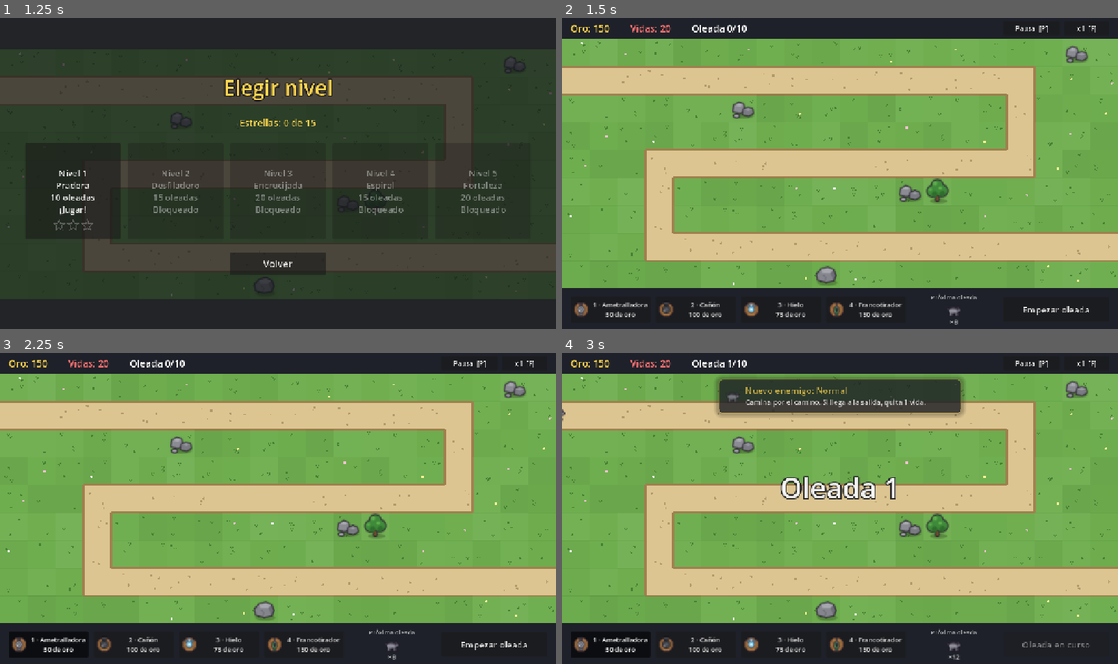
Above: before the commit, frames 1-4 (two rows, left to right).
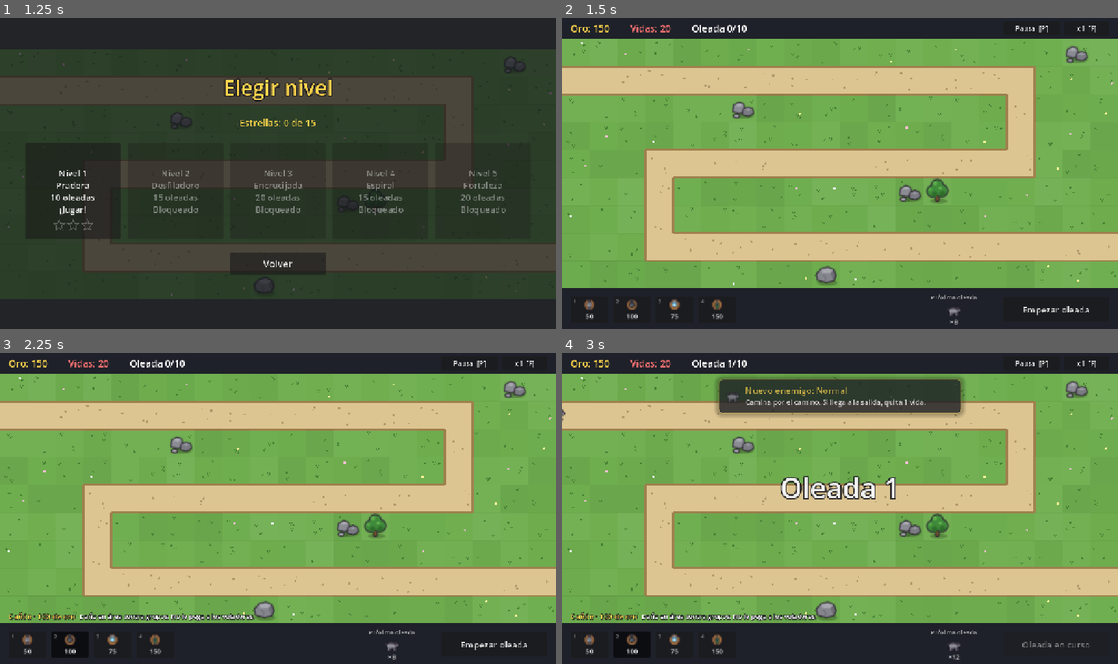
Above: after the commit, the same moments.

Repository: pasaporteN25/MonstersAndCanons
Game: Godot game, scene res://scenes/ui/main_menu.tscn
Same seed, same stepped clock (60 frames per second), same inputs: the game is played once before the commit and once after it.
Inputs (mouse positions are in pixels of both pictures, inside the frame that each line leads up to):
- Up to frame 1 (1.25 s): click "Jugar" at 0.5 s
- Up to frame 2 (1.5 s): click "Nivel 1 Pradera 10 oleadas ¡J…" at 1.25 s
- Up to frame 3 (2.25 s): click (72, 645) at 2 s, where only the run after the commit has a clickable "100"
- Up to frame 4 (3 s): click "Empezar oleada" at 2.75 s

Frame 1 is identical in both runs. In frame 2, 1.1% of the frame differs, in the area x 2-62%, y 90-97%; in frame 3, 1.8%, in the area x 1-62%, y 83-98%; in frame 4, 1.8%.

Commit message:
T77: barra compacta para 8 torres, teclas 1-8 y frase de cada torre
Co-Authored-By: Claude Opus 5.5 <noreply@anthropic.com>

Diff:
--- a/data/towers/basic.tres
+++ b/data/towers/basic.tres
@@ -36,6 +36,7 @@
 script = ExtResource("2_y8sf8")
 id = &"basic"
 display_name = "Ametralladora"
+description = "Barata y rápida. Buena contra enemigos débiles; mala contra la armadura."
 can_hit_air = true
 projectile_speed_tiles = 10.0
 color = Color(0.47843137, 0.47843137, 0.47843137, 1)
--- a/data/towers/cannon.tres
+++ b/data/towers/cannon.tres
@@ -39,6 +39,7 @@
 script = ExtResource("2_yxcx4")
 id = &"cannon"
 display_name = "Cañón"
+description = "Daño en área contra grupos. No le pega a los voladores."
 projectile_speed_tiles = 10.0
 color = Color(0.14901961, 0.14901961, 0.14901961, 1)
 turret_texture = ExtResource("6_fahly")
--- a/data/towers/frost.tres
+++ b/data/towers/frost.tres
@@ -42,6 +42,7 @@
 script = ExtResource("2_4uqr0")
 id = &"frost"
 display_name = "Hielo"
+description = "Casi no hace daño, pero frena a los enemigos para que las demás torres les peguen más."
 can_hit_air = true
 projectile_speed_tiles = 10.0
 color = Color(0.49803922, 0.827451, 0.9607843, 1)
--- a/data/towers/sniper.tres
+++ b/data/towers/sniper.tres
@@ -36,6 +36,7 @@
 script = ExtResource("2_l18ci")
 id = &"sniper"
 display_name = "Francotirador"
+description = "Muchísimo alcance y daño por tiro. Ideal contra blindados y el Jefe."
 can_hit_air = true
 projectile_speed_tiles = 10.0
 color = Color(0.18039216, 0.41960785, 0.22745098, 1)
--- a/project.godot
+++ b/project.godot
@@ -59,6 +59,26 @@
 "events": [Object(InputEventKey,"resource_local_to_scene":false,"resource_name":"","device":-1,"window_id":0,"alt_press …(190 unchanged characters)…
 ]
 }
+build_5={
+"deadzone": 0.2,
+"events": [Object(InputEventKey,"resource_local_to_scene":false,"resource_name":"","device":-1,"window_id":0,"alt_pressed":false,"shift_pressed":false,"ctrl_pressed":false,"meta_pressed":false,"pressed":false,"keycode":0,"physical_keycode":53,"key_label":0,"unicode":0,"location":0,"echo":false,"script":null)
+]
+}
+build_6={
+"deadzone": 0.2,
+"events": [Object(InputEventKey,"resource_local_to_scene":false,"resource_name":"","device":-1,"window_id":0,"alt_pressed":false,"shift_pressed":false,"ctrl_pressed":false,"meta_pressed":false,"pressed":false,"keycode":0,"physical_keycode":54,"key_label":0,"unicode":0,"location":0,"echo":false,"script":null)
+]
+}
+build_7={
+"deadzone": 0.2,
+"events": [Object(InputEventKey,"resource_local_to_scene":false,"resource_name":"","device":-1,"window_id":0,"alt_pressed":false,"shift_pressed":false,"ctrl_pressed":false,"meta_pressed":false,"pressed":false,"keycode":0,"physical_keycode":55,"key_label":0,"unicode":0,"location":0,"echo":false,"script":null)
+]
+}
+build_8={
+"deadzone": 0.2,
+"events": [Object(InputEventKey,"resource_local_to_scene":false,"resource_name":"","device":-1,"window_id":0,"alt_pressed":false,"shift_pressed":false,"ctrl_pressed":false,"meta_pressed":false,"pressed":false,"keycode":0,"physical_keycode":56,"key_label":0,"unicode":0,"location":0,"echo":false,"script":null)
+]
+}
 cancel={
 "deadzone": 0.2,
 "events": [Object(InputEventKey,"resource_local_to_scene":false,"resource_name":"","device":-1,"window_id":0,"alt_press …(195 unchanged characters)…
--- a/scenes/game/hud.gd
+++ b/scenes/game/hud.gd
@@ -10,9 +10,10 @@
 signal pause_pressed
 signal speed_pressed
 
-const TOWER_BUTTON_SIZE := Vector2(184, 60)
-## Ancho máximo del dibujo de la torreta en su botón (RF-155).
-const TOWER_ICON_SIZE: int = 40
+## RF-170: botones compactos, para que entren 8 torres sin tapar "Próxima oleada" (D-026).
+const TOWER_BUTTON_SIZE := Vector2(86, 60)
+## Ancho máximo del dibujo de la torre en su botón (RF-155).
+const TOWER_ICON_SIZE: int = 34
 ## RF-134: cuánto se ve la tarjeta de presentación de un enemigo.
 const INTRO_SECONDS: float = 6.0
 
@@ -46,6 +47,9 @@
 @onready var _pause_button: Button = %PauseButton
 @onready var _speed_button: Button = %SpeedButton
 @onready var _pause_label: Label = %PauseLabel
+@onready var _build_info: Control = %BuildInfo
+@onready var _build_info_name: Label = %BuildInfoName
+@onready var _build_info_text: Label = %BuildInfoText
 
 
 func _ready() -> void:
@@ -140,9 +144,13 @@
 		button.custom_minimum_size = TOWER_BUTTON_SIZE
 		button.toggle_mode = true
 		button.focus_mode = Control.FOCUS_NONE
-		button.text = "%d · %s
-%d de oro" % [i + 1, tower.display_name, tower.levels[0].cost]
+		# RF-170: dibujo arriba, costo abajo y la tecla en una esquina. El nombre, al pasar el mouse.
+		button.text = str(tower.levels[0].cost)
+		button.tooltip_text = "%s (tecla %d): %d de oro" % [tower.display_name, i + 1, tower.levels[0].cost]
 		button.add_theme_font_size_override("font_size", 15)
+		button.icon_alignment = HORIZONTAL_ALIGNMENT_CENTER
+		button.vertical_icon_alignment = VERTICAL_ALIGNMENT_TOP
+		button.add_child(_key_label(i + 1))
 		var icon: Texture2D = Tower.make_icon(tower)
 		if icon != null:
 			# RF-155: base y torreta, como la torre recién construida, achicadas con suavidad (D-023).
@@ -157,6 +165,17 @@
 		_tower_buttons.append(button)
 
 
+## RF-170: número de la tecla, chiquito, en la esquina de arriba a la izquierda del botón.
+func _key_label(key: int) -> Label:
+	var label := Label.new()
+	label.text = str(key)
+	label.position = Vector2(6, 2)
+	label.mouse_filter = Control.MOUSE_FILTER_IGNORE
+	label.add_theme_font_size_override("font_size", 12)
+	label.modulate = Color(1, 1, 1, 0.6)
+	return label
+
+
 ## Cuadradito del color de la torre, con borde claro para que se vean también las oscuras.
 func _color_swatch(color: Color) -> Texture2D:
 	var image := Image.create(20, 20, false, Image.FORMAT_RGBA8)
@@ -169,6 +188,12 @@
 func show_selected_tower(index: int) -> void:
 	for i: int in _tower_buttons.size():
 		_tower_buttons[i].set_pressed_no_signal(i == index)
+	# RF-171: nombre, costo y para qué sirve la torre elegida.
+	_build_info.visible = index >= 0
+	if index >= 0:
+		var tower: TowerData = _tower_types[index]
+		_build_info_name.text = "%s · %d de oro" % [tower.display_name, tower.levels[0].cost]
+		_build_info_text.text = tower.description
 
 
 func _on_gold_changed(gold: int) -> void:
--- a/scenes/game/hud.tscn
+++ b/scenes/game/hud.tscn
@@ -122,6 +122,36 @@
 
 [node name="TowerPanel" parent="." instance=ExtResource("2_panel")]
 unique_name_in_owner = true
+
+[node name="BuildInfo" type="HBoxContainer" parent="."]
+unique_name_in_owner = true
+visible = false
+offset_left = 20.0
+offset_top = 592.0
+offset_right = 1260.0
+offset_bottom = 622.0
+mouse_filter = 2
+theme_override_constants/separation = 10
+
+[node name="BuildInfoName" type="Label" parent="BuildInfo"]
+unique_name_in_owner = true
+layout_mode = 2
+theme_override_colors/font_color = Color(1, 0.84, 0.3, 1)
+theme_override_colors/font_outline_color = Color(0.1, 0.1, 0.12, 1)
+theme_override_constants/outline_size = 6
+theme_override_font_sizes/font_size = 17
+text = "Torre · 0 de oro"
+vertical_alignment = 1
+
+[node name="BuildInfoText" type="Label" parent="BuildInfo"]
+unique_name_in_owner = true
+layout_mode = 2
+theme_override_colors/font_color = Color(1, 1, 1, 1)
+theme_override_colors/font_outline_color = Color(0.1, 0.1, 0.12, 1)
+theme_override_constants/outline_size = 6
+theme_override_font_sizes/font_size = 15
+text = "Para qué sirve."
+vertical_alignment = 1
 
 [node name="PauseButton" type="Button" parent="TopBar"]
 unique_name_in_owner = true
--- a/scripts/data/tower_data.gd
+++ b/scripts/data/tower_data.gd
@@ -4,6 +4,8 @@
 
 @export var id: StringName = &""
 @export var display_name: String = ""
+## RF-171: frase que dice para qué sirve; se ve al elegir la torre para construir.
+@export_multiline var description: String = ""
 ## Si puede apuntar y dañar a enemigos voladores (RF-53).
 @export var can_hit_air: bool = false
 ## Velocidad de sus proyectiles, en casillas por segundo.
--- /dev/null
+++ b/tests/test_tower_bar.gd
@@ -0,0 +1,75 @@
+# Tests de la barra de torres para 8 torres (T77, spec RF-170, RF-171, RF-40).
+extends GutTest
+
+const GAME_SCENE: PackedScene = preload("res://scenes/game/game.tscn")
+
+var game: Game
+
+
+## Una partida con `count` torres (repite las que haya si hacen falta más).
+func _game_with_towers(count: int) -> Game:
+	var g: Game = GAME_SCENE.instantiate()
+	var base: Array[TowerData] = g.tower_types.duplicate()
+	var towers: Array[TowerData] = []
+	for i: int in count:
+		towers.append(base[i % base.size()])
+	g.tower_types = towers
+	add_child_autofree(g)
+	return g
+
+
+func _press_key(physical_key: Key) -> void:
+	var event := InputEventKey.new()
+	event.physical_keycode = physical_key
+	event.pressed = true
+	game.build_controller._unhandled_input(event)
+
+
+func before_each() -> void:
+	game = GAME_SCENE.instantiate()
+	add_child_autofree(game)
+
+
+func test_button_shows_cost_and_name_on_hover() -> void:
+	var button: Button = game.hud._tower_buttons[1]
+	assert_eq(button.text, "100", "RF-170: el costo del Cañón")
+	assert_string_contains(button.tooltip_text, "Cañón")
+	assert_string_contains(button.tooltip_text, "tecla 2")
+
+
+func test_eight_towers_fit_without_covering_next_wave() -> void:
+	game = _game_with_towers(8)
+	await wait_process_frames(2)  # deja que la fila acomode los botones
+	var next_wave: Control = game.hud.get_node("%NextWave")
+	var buttons: Array[Button] = game.hud._tower_buttons
+	assert_eq(buttons.size(), 8)
+	for i: int in buttons.size():
+		var rect: Rect2 = buttons[i].get_global_rect()
+		assert_lte(rect.end.x, next_wave.get_global_rect().position.x, "botón %d: no tapa Próxima oleada" % (i + 1))
+		if i > 0:
+			assert_gt(rect.position.x, buttons[i - 1].get_global_rect().end.x - 0.5, "no se enciman")
+
+
+func test_keys_1_to_8_choose_each_tower() -> void:
+	game = _game_with_towers(8)
+	var keys: Array[Key] = [KEY_1, KEY_2, KEY_3, KEY_4, KEY_5, KEY_6, KEY_7, KEY_8]
+	for i: int in keys.size():
+		game.build_controller.cancel()
+		_press_key(keys[i])
+		assert_eq(game.build_controller._selected, i, "tecla %d" % (i + 1))
+
+
+func test_choosing_a_tower_shows_its_name_and_phrase() -> void:
+	var info: Control = game.hud.get_node("%BuildInfo")
+	assert_false(info.visible, "sin torre elegida no se ve")
+	game.build_controller.select(1)
+	assert_true(info.visible, "RF-171")
+	assert_eq((game.hud.get_node("%BuildInfoName") as Label).text, "Cañón · 100 de oro")
+	assert_eq((game.hud.get_node("%BuildInfoText") as Label).text, game.tower_types[1].description)
+	game.build_controller.cancel()
+	assert_false(info.visible, "al cancelar se esconde")
+
+
+func test_every_tower_has_a_phrase() -> void:
+	for tower: TowerData in game.tower_types:
+		assert_ne(tower.description, "", "%s: RF-171" % tower.id)
Not shown, added: tests/test_tower_bar.gd.uid
Not shown, changed: specs/03-tareas.md
